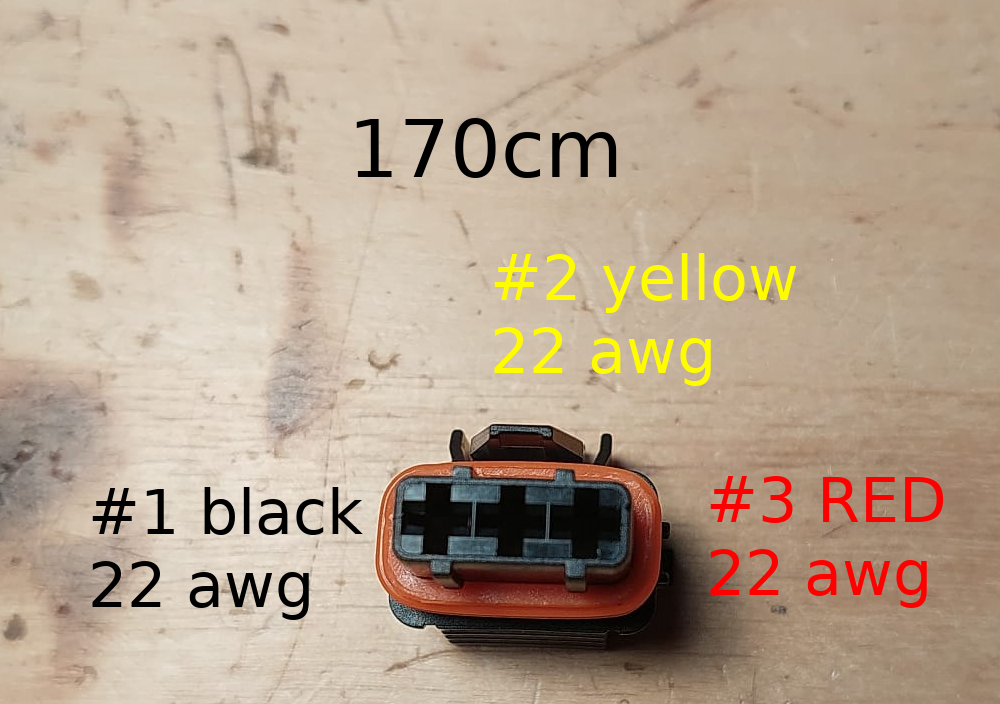
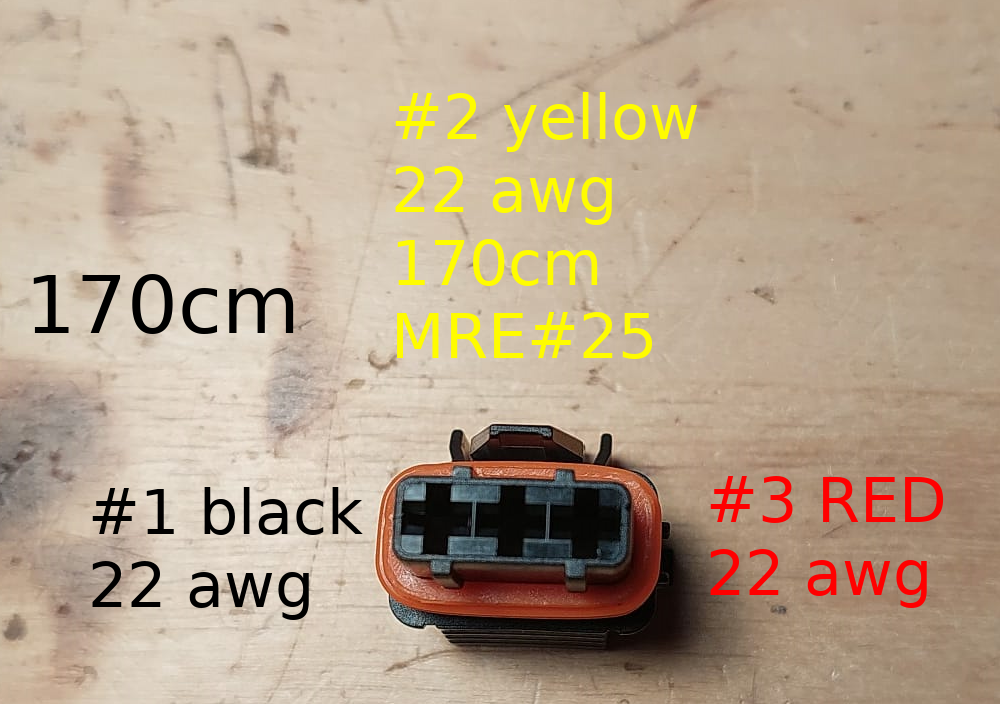
Comparing the layer stacks of the two 1000px x 704px images. Changes:
painted on "170cm" over [33, 118, 617, 334]
painted on "#2 yellow ..." over [395, 92, 797, 386]
